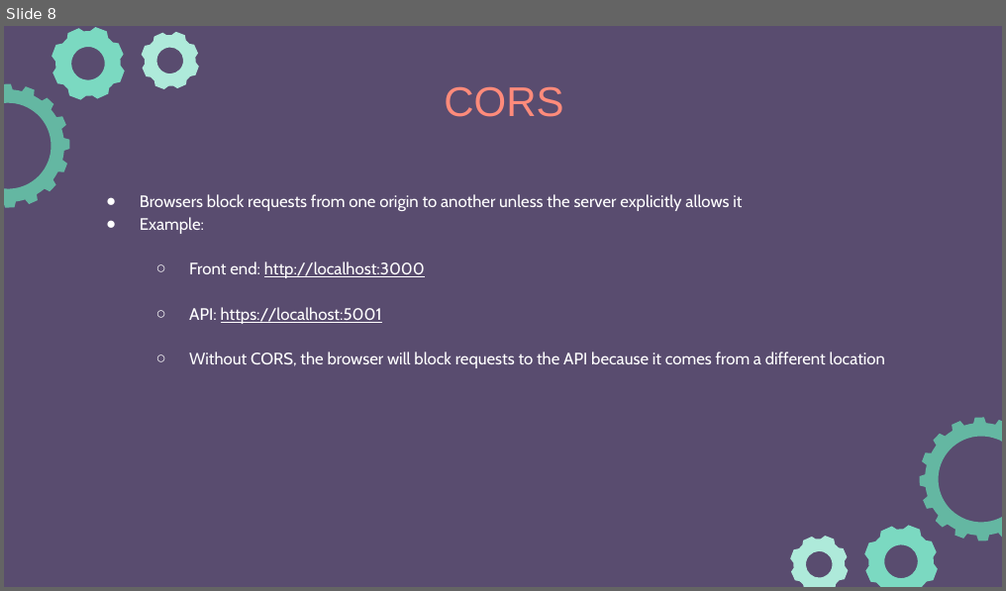
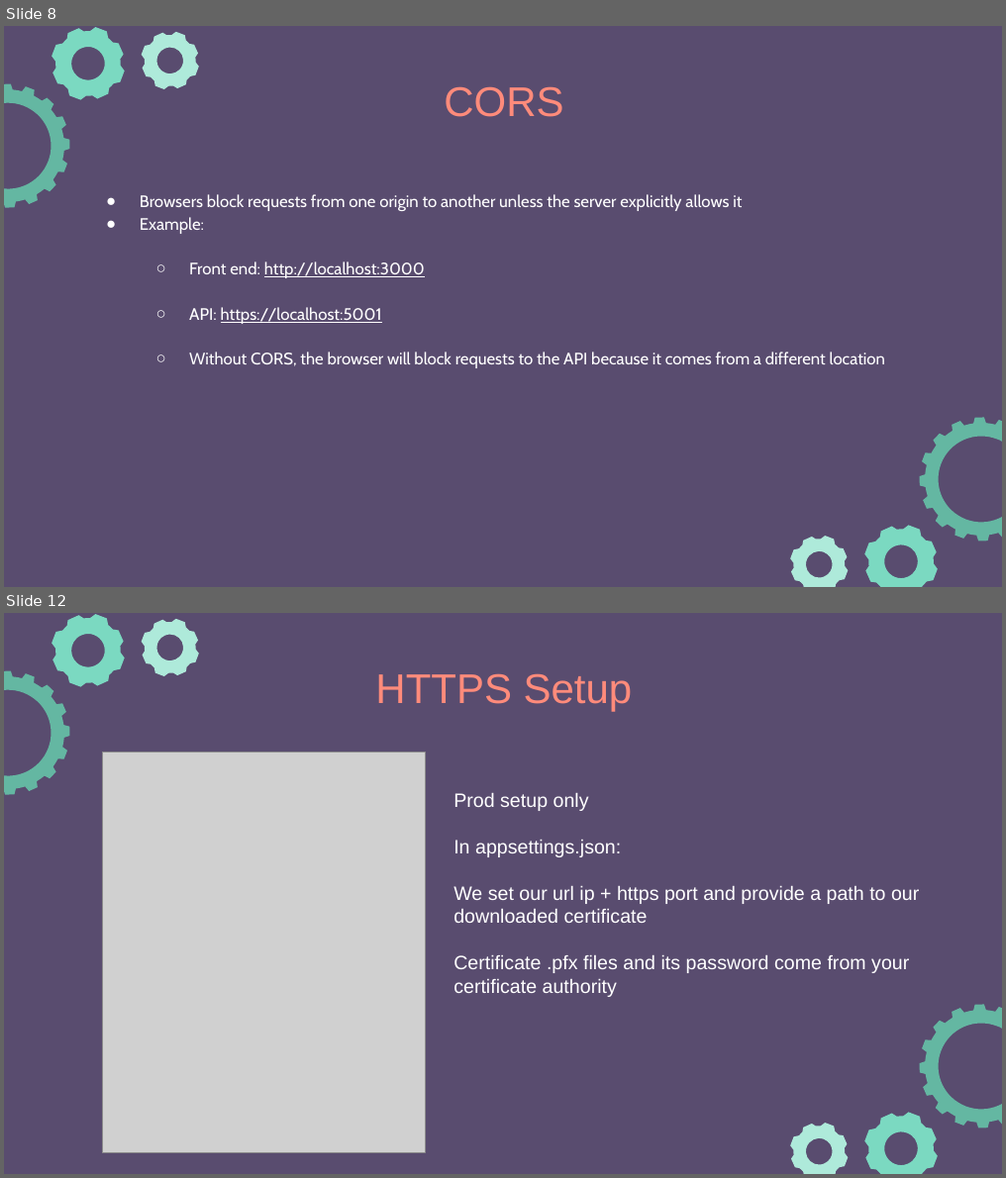
Before and after one commit to e-m-wilson/dotnet, a slide deck: Resources-Notes-Ppts/ASP-NET-Identity/ASPNET_Identity.pptx. Shown one above the other, each under a label of ours: slide 8 before the commit, slides 8 and 12 after it; the slides between them are not shown. The pictures are 1006x591 and 1006x1178 pixels, drawn with LibreOffice and Linux fonts; fonts in the diff are those of the drawing; grey boxes stand for pictures. Boxes give left, top, right and bottom in pixels: in the first picture for what was removed or moved away, otherwise in the second. Text is boxed around its words. In the diff, an @@ line names an element or a change of style, - is before the commit and + after.

```diff
--- a/Resources-Notes-Ppts/ASP-NET-Identity/ASPNET_Identity.pptx
+++ b/Resources-Notes-Ppts/ASP-NET-Identity/ASPNET_Identity.pptx
@@ slide 12 added at box(4, 613, 1002, 1174), background #594C6F; not listed: 6 template elements that a slide beside it also shows @@
@@ title added at box(375, 673, 633, 712), 30 pt, text #FF8B7B @@
+HTTPS Setup
@@ picture added at box(103, 752, 425, 1153) @@
@@ text added at box(453, 793, 919, 997), 14 pt, text #FFFFFF @@
+Prod setup only
+In appsettings.json:
+We set our url ip + https port and provide a path to our downloaded certificate
+Certificate .pfx files and its password come from your certificate authority
```
Also in this commit, not shown: 1 slide changed, 4 other slides added.
